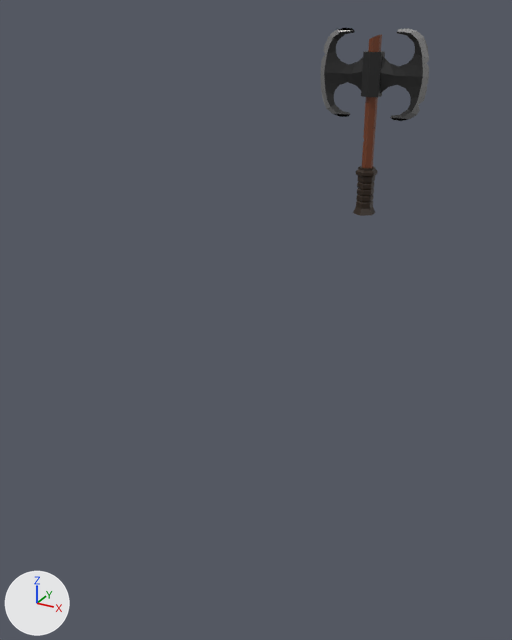
The glTF model chess-game/Assets/Personnages/guerrier/hache.glb, before and after one commit.
The view is the same before and after, from a 50 mm lens placed at (1.72, -1.98, 2.11), pointed at (0.52, 0.2, 1.02). The lights are fixed; the arrows at lower left show +X, +Y and +Z. The picture after the commit comes second. Where no turn or scale is listed for an object, it has been applied to the vertices. Vertices at exactly the same position are counted once.

In view in the first picture: 'Cylindre', 'Cylindre.001', 'Cylindre.002', 'Plan', 'Plan.001', 'Plan.002', 'Plan.003'.
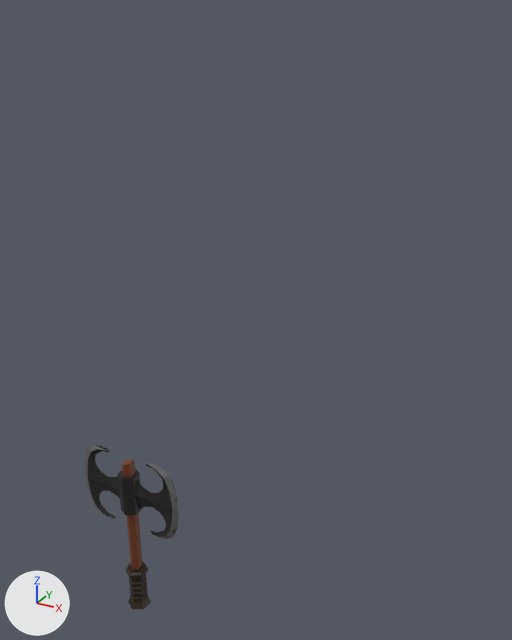
Location of each change, [x1, y1, x2, y2] in pixels of the pictures (512 x 640 px):
'Cylindre.001', reshaped, moved, rescaled (348% wider, 23% taller)
    before: [362, 34, 382, 168]
    after: [85, 445, 178, 610]
'Plan.002', deleted
    before: [380, 28, 429, 77]
    faces in mat_mathache (black #1b1b1b): [380, 31, 423, 77]
    faces in mat_brillanthache (grey #ababab): [398, 28, 429, 77]
'Plan.003', deleted
    before: [380, 73, 429, 121]
    faces in mat_mathache (black #1b1b1b): [380, 73, 423, 117]
    faces in mat_brillanthache (grey #ababab): [390, 77, 429, 121]
'Plan', deleted
    before: [321, 28, 363, 74]
    faces in mat_mathache (black #1b1b1b): [324, 31, 363, 74]
    faces in mat_brillanthache (grey #ababab): [321, 28, 354, 72]
'Plan.001', deleted
    before: [321, 72, 362, 117]
    faces in mat_mathache (black #1b1b1b): [324, 72, 362, 115]
    faces in mat_brillanthache (grey #ababab): [321, 72, 349, 117]
'Cylindre', deleted (black)
    before: [361, 51, 385, 97]
'Cylindre.002', deleted
    before: [353, 166, 378, 216]
part 1 of me_cylindre_001, added (black)
    after: [118, 468, 142, 515]
part 2 of me_cylindre_001, added
    after: [126, 561, 151, 610]
part 3 of me_cylindre_001, added
    after: [135, 496, 178, 539]
part 4 of me_cylindre_001, added
    after: [85, 445, 119, 489]
part 5 of me_cylindre_001, added
    after: [135, 463, 178, 510]
part 6 of me_cylindre_001, added
    after: [85, 475, 120, 519]

Diff of the bpy script that builds the scene:
```diff
--- a/chess-game/Assets/Personnages/guerrier/hache.glb.py
+++ b/chess-game/Assets/Personnages/guerrier/hache.glb.py
@@ me_cylindre_001 @@
 # used by ob_cylindre_001; location = (0.966, 0.093, 1.829); scale = (0.0176, 0.0176, 0.198)
-me_cylindre_001.from_pydata(...)  # 43 vertices, 82 faces; spans x -0.98..0.89, y -1.04..1.12, z -0.96..1.07
+me_cylindre_001.from_pydata(...)  # 350 vertices, 638 faces; spans x -9.45..9.28, y -2.0..2.08, z -1.55..1.16
+# me_cylindre_001 part 1: a new loose piece, a 6-sided cylinder along z spanning x -1.57..1.43, y -1.7..1.78, z 0.22..0.84, in mat_mathache (black #1b1b1b)
+# me_cylindre_001 part 2: a new loose piece of 114 vertices spanning x -1.85..1.69, y -2.0..2.08, z -1.55..-0.82, in mat_cuir (black #271602)
+# me_cylindre_001 part 3: a new loose piece of 49 vertices spanning x 1.34..9.28, y -0.76..0.87, z -0.1..0.57
+# me_cylindre_001 part 4: a new loose piece of 46 vertices spanning x -9.45..-1.51, y -0.76..0.87, z 0.53..1.16
+# me_cylindre_001 part 5: a new loose piece of 46 vertices spanning x 1.34..9.28, y -0.76..0.87, z 0.53..1.16
+# me_cylindre_001 part 6: a new loose piece of 40 vertices spanning x -9.45..-1.51, y -0.76..0.87, z -0.1..0.57
 me_cylindre_001.materials.append(mat_bois)
+me_cylindre_001.materials.append(mat_mathache)  # black #1b1b1b
+me_cylindre_001.materials.append(mat_cuir)  # black #271602
+me_cylindre_001.materials.append(mat_brillanthache)  # grey #ababab
@@ ob_cylindre @@
-ob_cylindre = bpy.data.objects.new('Cylindre', me_cylindre)
-ob_cylindre.location = (0.965, 0.093, 1.926)
-ob_cylindre.scale = (-0.0211, -0.0211, -0.0424)
@@ ob_cylindre_001 @@
 ob_cylindre_001 = bpy.data.objects.new('Cylindre.001', me_cylindre_001)
-ob_cylindre_001.location = (0.966, 0.093, 1.829)
-ob_cylindre_001.scale = (0.0176, 0.0176, 0.198)
+ob_cylindre_001.location = (0.0, 0.0, 0.0)
+ob_cylindre_001.scale = (0.0273, 0.0273, 0.307)
@@ ob_cylindre_002 @@
-ob_cylindre_002 = bpy.data.objects.new('Cylindre.002', me_cylindre_002)
-ob_cylindre_002.location = (0.965, 0.093, 1.582)
-ob_cylindre_002.scale = (-0.0264, -0.0264, -0.0682)
@@ ob_plan @@
-ob_plan = bpy.data.objects.new('Plan', me_plan_007)
-ob_plan.location = (0.965, 0.094, 1.933)
@@ ob_plan_001 @@
-ob_plan_001 = bpy.data.objects.new('Plan.001', me_plan_008)
-ob_plan_001.location = (0.965, 0.094, 1.933)
@@ ob_plan_002 @@
-ob_plan_002 = bpy.data.objects.new('Plan.002', me_plan_009)
-ob_plan_002.location = (0.965, 0.094, 1.933)
@@ ob_plan_003 @@
-ob_plan_003 = bpy.data.objects.new('Plan.003', me_plan_010)
-ob_plan_003.location = (0.965, 0.094, 1.933)
```
